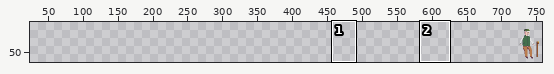
Sprite sheet: TakeABreak_Unity/Assets/Sprites/Jugador/Jugador_sentandose.png. The first picture is a wide view before the edit; the outline marks the close-up.
Close-up. First the earlier version:
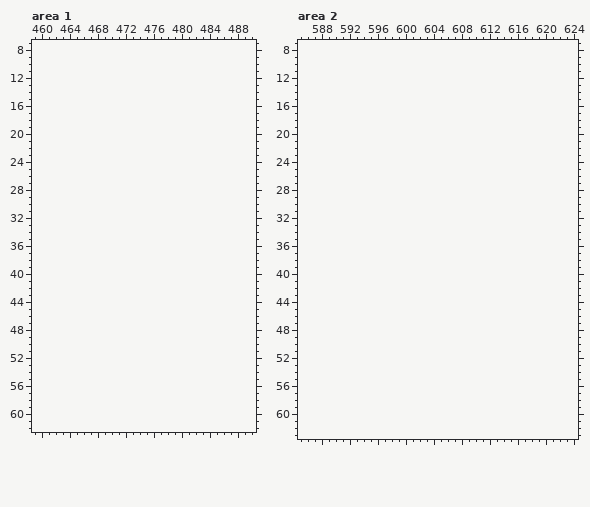
The file is 64x64 pixels. Colours within 5 levels of each other are drawn and written as one. Shown: area 1: x 459..490, y 7..62; area 2: x 585..624, y 7..63. The old version is drawn lined up with the new one, on the new canvas. The wide view leaves out empty margins. The commit also changed other parts of the picture, which this record leaves out.
Palette (. is transparent): 
Now the later version:
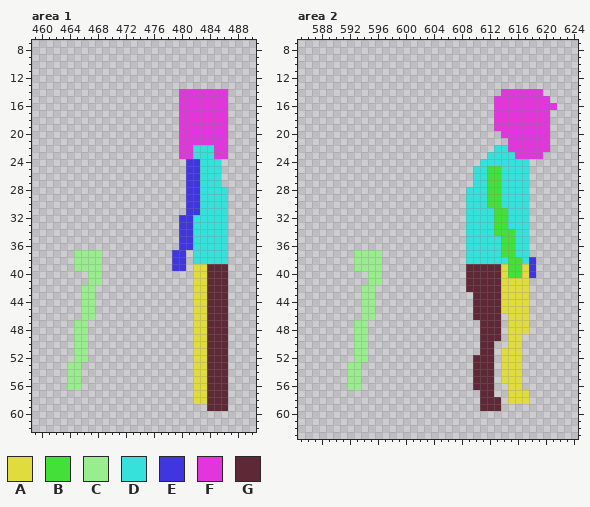
Colours new in this view: A #e1dc3e  B #44e03a  C #9aed8f  D #36e0db  E #4036e0  F #e036db  G #5f2836
The edit:
canvas 64x64 -> 768x64, the old top-left corner now at 704,2 (the part of the old canvas that was cut away was empty and is not shown)
Changed rows in their new state; - is an unchanged pixel.
Area 1:
first column x 464:
14 ----------------FFFFFFF
15 ----------------FFFFFFF
16 ----------------FFFFFFF
17 ----------------FFFFFFF
18 ----------------FFFFFFF
19 ----------------FFFFFFF
20 ----------------FFFFFFF
21 ----------------FFFFFFF
22 ----------------FFDDDFF
23 ----------------FFDDDFF
24 -----------------EEDDD-
25 -----------------EEDDD-
26 -----------------EEDDD-
27 -----------------EEDDD-
28 -----------------EEDDDD
29 -----------------EEDDDD
30 -----------------EEDDDD
31 -----------------EEDDDD
32 ----------------EEDDDDD
33 ----------------EEDDDDD
34 ----------------EEDDDDD
35 ----------------EEDDDDD
36 ----------------EEDDDDD
37 -CCCC----------EE-DDDDD
38 -CCCC----------EE-DDDDD
39 -CCCC----------EE-AAGGG
40 ---CC-------------AAGGG
41 ---CC-------------AAGGG
42 --CC--------------AAGGG
43 --CC--------------AAGGG
44 --CC--------------AAGGG
45 --CC--------------AAGGG
46 --CC--------------AAGGG
47 -CC---------------AAGGG
48 -CC---------------AAGGG
49 -CC---------------AAGGG
50 -CC---------------AAGGG
51 -CC---------------AAGGG
52 -CC---------------AAGGG
53 CC----------------AAGGG
54 CC----------------AAGGG
55 CC----------------AAGGG
56 CC----------------AAGGG
57 ------------------AAGGG
58 ------------------AAGGG
59 --------------------GGG
Area 2:
first column x 592:
14 ----------------------FFFFFF--
15 ---------------------FFFFFFFF-
16 ---------------------FFFFFFFFF
17 ---------------------FFFFFFFF-
18 ---------------------FFFFFFFF-
19 ---------------------FFFFFFFF-
20 ----------------------FFFFFFF-
21 -----------------------FFFFFF-
22 ---------------------DDFFFFFF-
23 --------------------DDDDFFFF--
24 -------------------DDDDDDD----
25 ------------------DDBBDDDD----
26 ------------------DDBBDDDD----
27 ------------------DDBBDDDD----
28 -----------------DDDBBDDDD----
29 -----------------DDDBBDDDD----
30 -----------------DDDBBDDDD----
31 -----------------DDDDBBDDD----
32 -----------------DDDDBBDDD----
33 -----------------DDDDBBDDD----
34 -----------------DDDDBBBDD----
35 -----------------DDDDDBBDD----
36 -----------------DDDDDBBDD----
37 -CCCC------------DDDDDBBDD----
38 -CCCC------------DDDDDDBBDE---
39 -CCCC------------GGGGGABBAE---
40 ---CC------------GGGGGABBAE---
41 ---CC------------GGGGGAAAA----
42 --CC-------------GGGGGAAAA----
43 --CC--------------GGGGAAAA----
44 --CC--------------GGGGAAAA----
45 --CC--------------GGGGAAAA----
46 --CC--------------GGGG-AAA----
47 -CC----------------GGG-AAA----
48 -CC----------------GGG-AAA----
49 -CC----------------GGG-AA-----
50 -CC----------------GG--AA-----
51 -CC----------------GG-AAA-----
52 -CC---------------GGG-AAA-----
53 CC----------------GGG-AAA-----
54 CC----------------GGG-AAA-----
55 CC----------------GGG-AAA-----
56 CC----------------GGG--AA-----
57 -------------------GG--AAA----
58 -------------------GGG-AAA----
59 -------------------GGG--------
Pixel boxes of the changes (left, top, right, bottom) in both close-ups:
added: (172, 89, 228, 411)
added: (67, 250, 102, 390)
added: (466, 89, 557, 411)
added: (347, 250, 382, 390)
